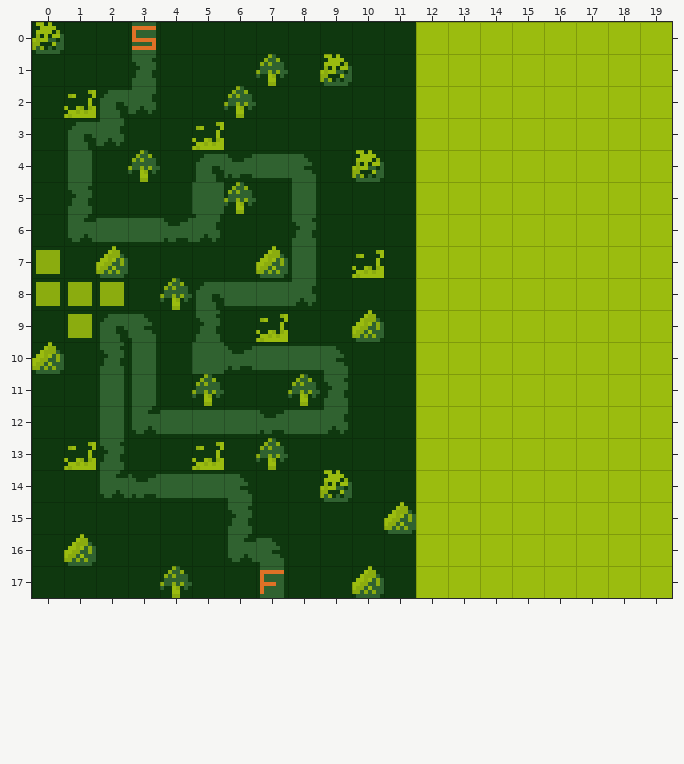
Level history. Tiled map: assets/maps/Map4.tmx. Above, as it was before the edit.
Cells are 8x8 px. Shown: x 0..19, y 0..17.
New version:
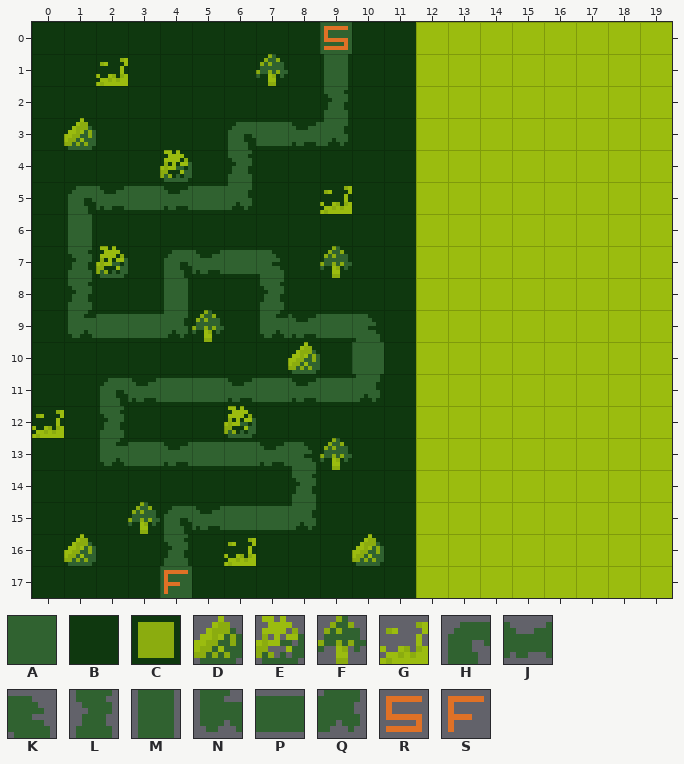
Key: from "Basic": A 2, B 3, C 9, D 16, E 17, F 18, G 24, H 45, J 46, K 47, L 53, M 55, N 61, P 62, Q 63; from "Metadata": R 4 "start", S 5 "finish".
_ is an empty cell.
Diff:
{"where": "layer \"Background\""}
{"y":7,"x":0,"old":"C","new":"B"}
{"y":8,"x":0,"old":"CCC","new":"BBB"}
{"y":9,"x":1,"old":"C","new":"B"}
{"where": "layer \"Foreground\""}
{"y":0,"x":0,"old":"E","new":"_"}
{"y":0,"x":3,"old":"M","new":"_"}
{"y":0,"x":9,"old":"_","new":"A"}
{"y":1,"x":2,"old":"_L","new":"G_"}
{"y":1,"x":9,"old":"E","new":"M"}
{"y":2,"x":1,"old":"GHQ","new":"___"}
{"y":2,"x":6,"old":"F","new":"_"}
{"y":2,"x":9,"old":"_","new":"L"}
{"y":3,"x":1,"old":"HQ","new":"D_"}
{"y":3,"x":5,"old":"G____","new":"_HPJQ"}
{"y":4,"x":1,"old":"M","new":"_"}
{"y":4,"x":3,"old":"F_HJPK","new":"_E_L__"}
{"y":4,"x":10,"old":"E","new":"_"}
{"y":5,"x":1,"old":"L___AF","new":"HJPJPQ"}
{"y":5,"x":8,"old":"M_","new":"_G"}
{"y":6,"x":1,"old":"NPPJQ","new":"M____"}
{"y":6,"x":8,"old":"L","new":"_"}
{"y":7,"x":1,"old":"_D","new":"LE"}
{"y":7,"x":4,"old":"___DM_G","new":"HJPK_F_"}
{"y":8,"x":1,"old":"_","new":"L"}
{"y":8,"x":4,"old":"FHPPQ","new":"M__L_"}
{"y":9,"x":1,"old":"_HK_L","new":"NPPQF"}
{"y":9,"x":7,"old":"G__D","new":"NJPK"}
{"y":10,"x":0,"old":"D","new":"_"}
{"y":10,"x":2,"old":"LM","new":"__"}
{"y":10,"x":5,"old":"AJPPK_","new":"___D_A"}
{"y":11,"x":2,"old":"MM_F__FL_","new":"HJPPJPJPQ"}
{"y":12,"x":0,"old":"_","new":"G"}
{"y":12,"x":2,"old":"MNPPPJPQ","new":"L___E___"}
{"y":13,"x":1,"old":"GL__G_F__","new":"_NPJPPJKF"}
{"y":14,"x":2,"old":"NJPPK","new":"_____"}
{"y":14,"x":8,"old":"_E","new":"L_"}
{"y":15,"x":3,"old":"___L__","new":"FHJPPQ"}
{"y":15,"x":11,"old":"D","new":"_"}
{"y":16,"x":4,"old":"_","new":"L"}
{"y":16,"x":6,"old":"NK","new":"G_"}
{"y":16,"x":10,"old":"_","new":"D"}
{"y":17,"x":4,"old":"F","new":"A"}
{"y":17,"x":7,"old":"M","new":"_"}
{"y":17,"x":10,"old":"D","new":"_"}
{"where": "layer \"Metadata\""}
{"y":0,"x":3,"old":"R","new":"_"}
{"y":0,"x":9,"old":"_","new":"R"}
{"y":17,"x":4,"old":"_","new":"S"}
{"y":17,"x":7,"old":"S","new":"_"}
